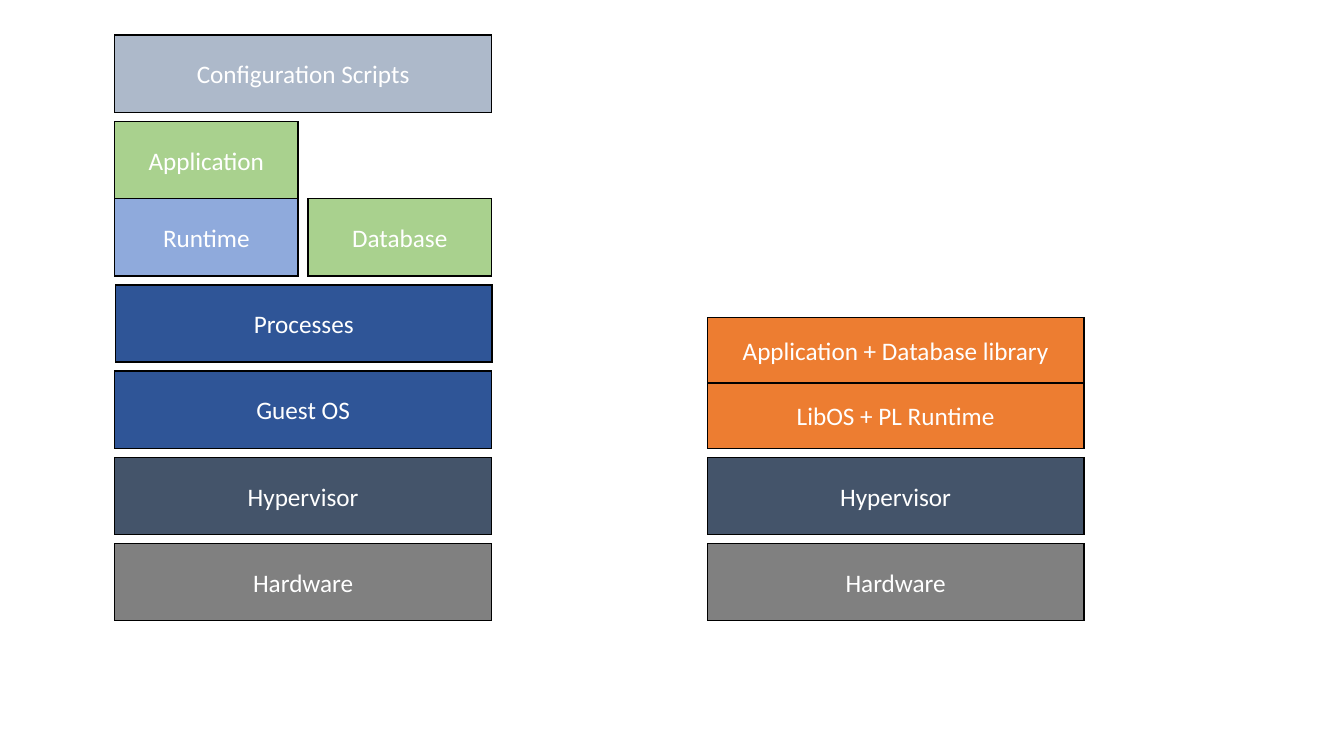
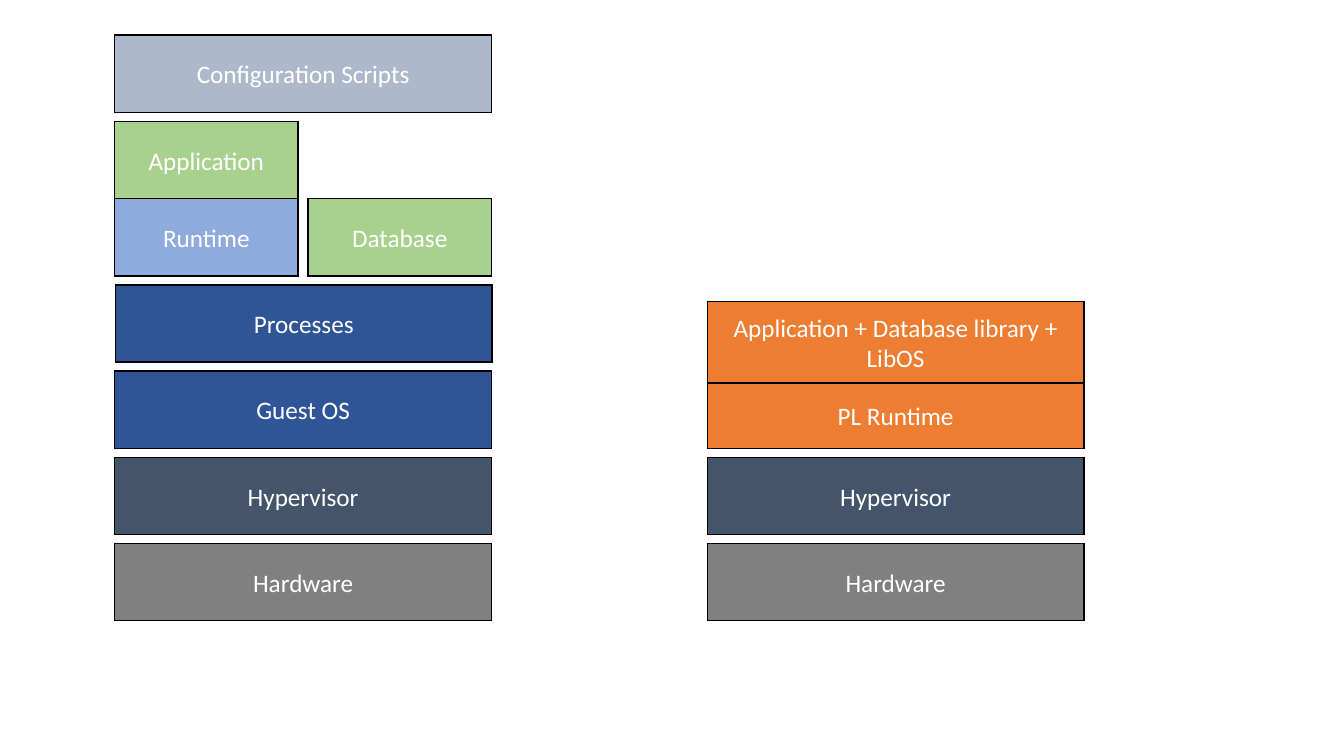
Before and after one commit to aghosn/CandidacyPresentation, a slide deck: slide 5 of old/Figures/figExo.pptx. Drawn at 1344x756 pixels with LibreOffice and Linux fonts; fonts in the diff are those of the drawing. Boxes give left, top, right and bottom in pixels: in the first picture for what was removed or moved away, otherwise in the second. Text is boxed around its words. In the diff, an @@ line names an element or a change of style, - is before the commit and + after.

```diff
--- a/old/Figures/figExo.pptx
+++ b/old/Figures/figExo.pptx
@@ rectangle "Application + Database library + ...": place and size @@
-rectangle "Application + Database library + ..." at <box>708,318,1085,383</box>
+rectangle "Application + Database library + ..." at <box>708,301,1085,383</box>
@@ text in rectangle at <box>734,319,1039,367</box>: text changed @@
-Application + Database library
+Application + Database library + LibOS
@@ text in rectangle at <box>838,407,954,425</box>: text changed @@
-LibOS + PL Runtime
+PL Runtime
```
Also in this commit, not shown: 2 other files.
